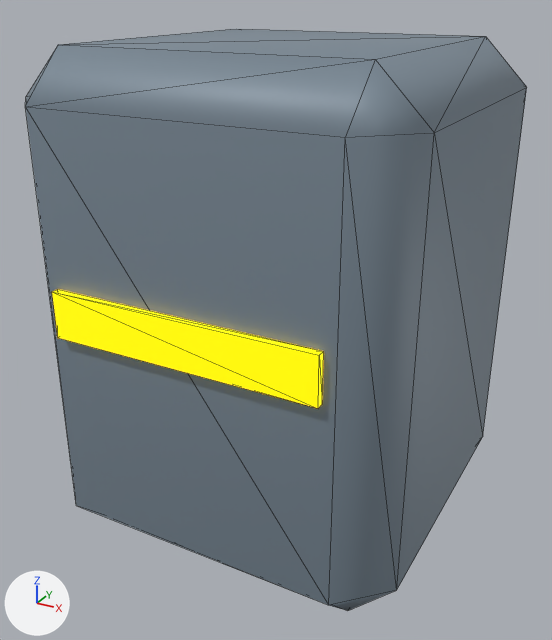
The glTF model assets/models/barrier.glb: old version first, new version second.
Rendered twice from a 50 mm lens placed at (0.924, -1.739, 1.424), pointed at (-0.006, -0.049, 0.579). Lighting does not change. The marker at lower left points along +X, +Y and +Z. The picture after the commit comes second. Mesh edges are drawn as thin lines.

Objects in the first picture: 'Hazard marking', 'Obstruction'.
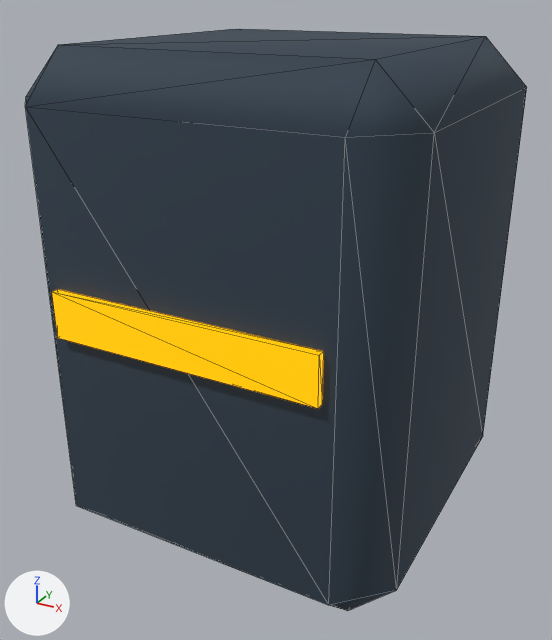
Pixel boxes (x1, y1, x2, y2) of what changed, in the pictures (552 x 640 px):
'Obstruction', recoloured, surface changed (darker): (25, 29, 527, 611) in both
'Hazard marking', recoloured: (52, 289, 324, 408) in both

What changed in the scene script:
```text
Change mat_concrete:
    mat_concrete.base_color: (0.204, 0.263, 0.318) -> (0.0343, 0.0561, 0.0823)  # greyish blue #7d8c99 -> dark blue #344351
    mat_concrete.roughness: 0.55 -> 0.9
Change mat_amber:
    mat_amber.base_color: (1.0, 0.667, 0.0) -> (1.0, 0.402, 0.0)  # yellow #ffd500 -> orange #ffaa00
    mat_amber.emission_color: (1.0, 0.667, 0.0) -> (1.0, 0.402, 0.0)  # yellow #ffd500 -> orange #ffaa00
```
